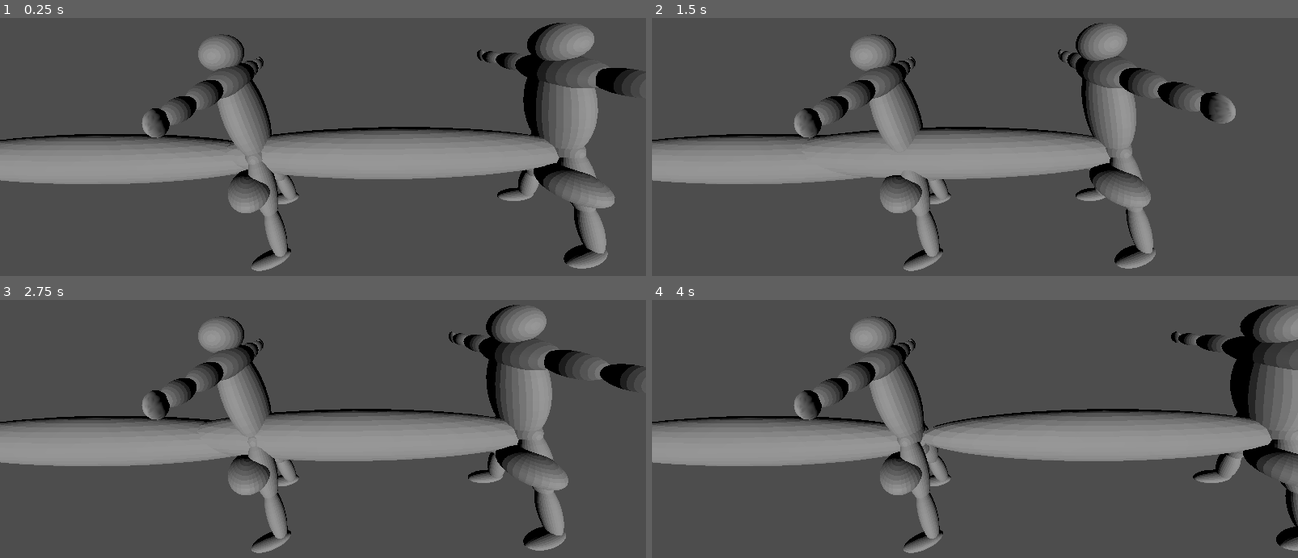
Above: before the commit, frames 1-4 (two rows, left to right).
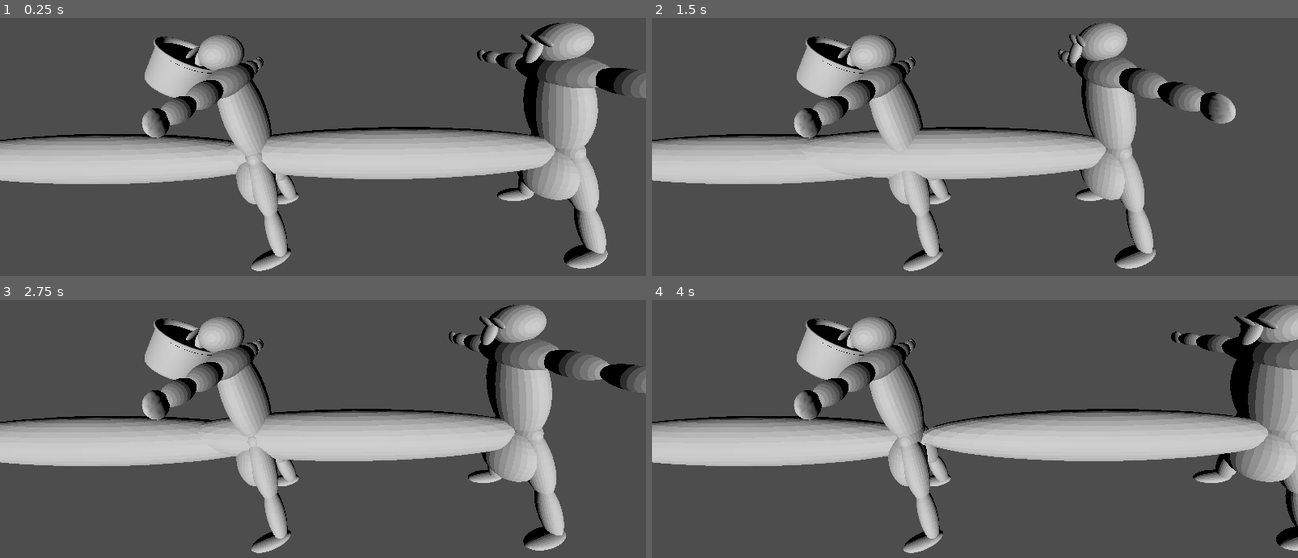
Above: after the commit, the same moments.

Repository: Bersbot/MS
Game: Godot game, scene res://node_3d.tscn
The game is run twice, just before and just after one commit, with the same random seed, the same clock (stepped at 60 frames per second) and the same inputs.
Inputs:
- Up to frame 1 (0.25 s): no input
- Up to frame 2 (1.5 s): no input
- Up to frame 3 (2.75 s): no input
- Up to frame 4 (4 s): no input

The runs differ from the first frame. In frame 1, 27% of the frame differs, in the area x 0-100%, y 1-99%; in frame 2, 24%; in frame 3, 26%; in frame 4, 26%.

Commit message:
first commit

Diff:
--- a/node_3d.tscn
+++ b/node_3d.tscn
@@ -1,12 +1,17 @@
-[gd_scene load_steps=6 format=3 uid="uid://mlgxa32nu8io"]
+[gd_scene load_steps=9 format=3 uid="uid://mlgxa32nu8io"]
 
 [ext_resource type="ArrayMesh" uid="uid://b5bpxe5q8xhkh" path="res://MATVIY.obj" id="1_a202f"]
 [ext_resource type="Script" uid="uid://v6hvt6mavmk7" path="res://matviy_2.gd" id="2_noarx"]
 [ext_resource type="AudioStream" uid="uid://1pcabibm8o2p" path="res://Two-dogs-groaning-moaning-at-the-kitchen.mp3" id="3_a0tk4"]
 [ext_resource type="Script" uid="uid://cowcm7x3bal4" path="res://audio_stream_player_2d.gd" id="4_r3fl7"]
+[ext_resource type="ArrayMesh" uid="uid://b4b8qcjb6kld3" path="res://tin_mug_lowpoly.obj" id="5_jka67"]
 
 [sub_resource type="BoxMesh" id="BoxMesh_noarx"]
 size = Vector3(100, 1, 100)
+
+[sub_resource type="Skin" id="Skin_jka67"]
+
+[sub_resource type="CylinderMesh" id="CylinderMesh_i5arm"]
 
 [node name="Node3D" type="Node3D"]
 
@@ -23,6 +28,9 @@
 [node name="Matviy2" type="MeshInstance3D" parent="."]
 transform = Transform3D(1, 0, 0, 0, 1, 0, 0, 0, 1, -20.585869, 0.5359192, 9.628276)
 mesh = ExtResource("1_a202f")
+skin = SubResource("Skin_jka67")
+
+[node name="Skeleton3D" type="Skeleton3D" parent="Matviy2"]
 
 [node name="Camera3D" type="Camera3D" parent="."]
 transform = Transform3D(1, 0, 0, 0, 0.9571731, 0.28951624, 0, -0.28951624, 0.9571731, -13.932876, 5.6718545, 16.11655)
@@ -33,3 +41,15 @@
 [node name="AudioStreamPlayer2D" type="AudioStreamPlayer2D" parent="."]
 stream = ExtResource("3_a0tk4")
 script = ExtResource("4_r3fl7")
+
+[node name="TinMugLowpoly" type="MeshInstance3D" parent="."]
+transform = Transform3D(12.828293, 5.182658, 0, -7.773988, 8.552196, 0, 0, 0, 15, -17.553915, 4.2032075, 10.472268)
+mesh = ExtResource("5_jka67")
+
+[node name="MeshInstance3D2" type="MeshInstance3D" parent="TinMugLowpoly"]
+transform = Transform3D(0.089999996, 0, 0, 0, 0.010000001, 0, 0, 0, 0.089999996, 0.0009825826, 0.07829652, 0.0010228157)
+mesh = SubResource("CylinderMesh_i5arm")
+skeleton = NodePath("../..")
+
+[node name="DirectionalLight3D" type="DirectionalLight3D" parent="TinMugLowpoly"]
+transform = Transform3D(0.057014637, -0.034551065, 0, 0.0518266, 0.08552195, 0, 0, 0, 0.06666666, -0.008972883, 0.10980734, 0.004568875)
Not shown, changed: MATVIY.mtl
Not shown, changed: MATVIY.obj
Not shown, changed: export_presets.cfg
Binary file added: tin_mug_lowpoly.fbx
Not shown, added: tin_mug_lowpoly.fbx.import
Not shown, added: tin_mug_lowpoly.obj
Not shown, added: tin_mug_lowpoly.obj.import
Not shown, changed: Без имени.blend
Not shown, added: Без имени.blend1
